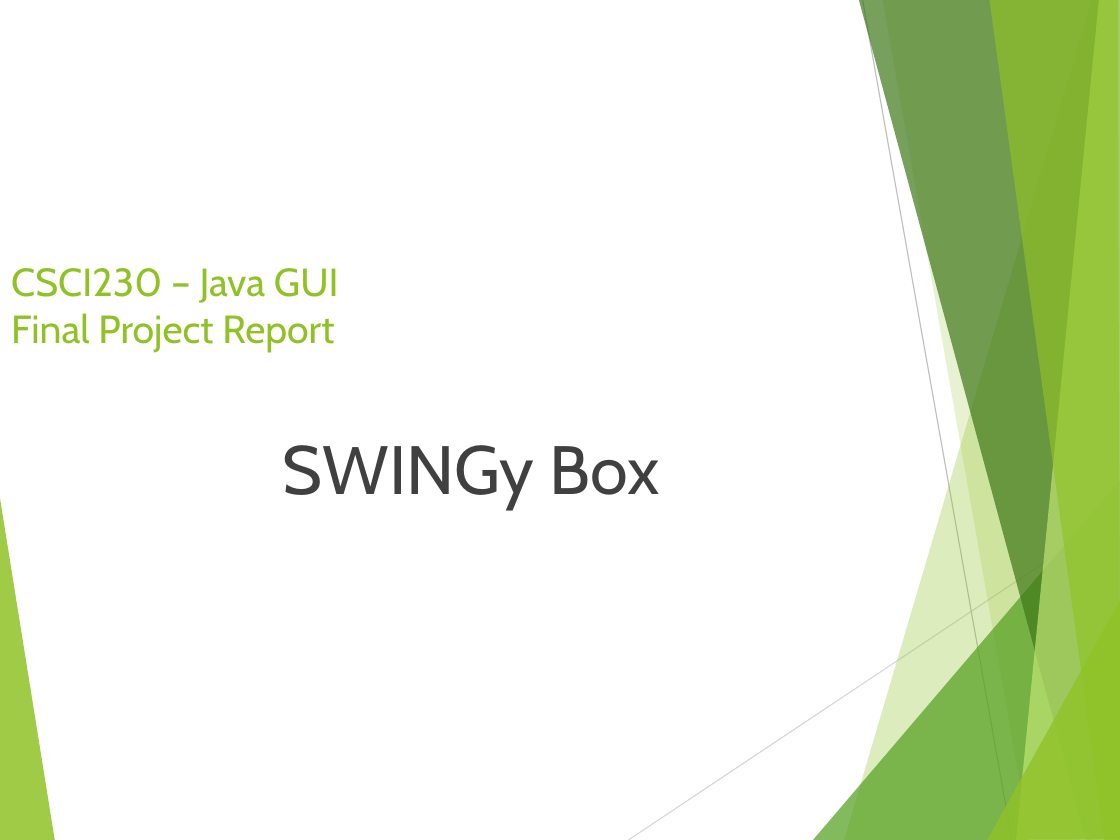
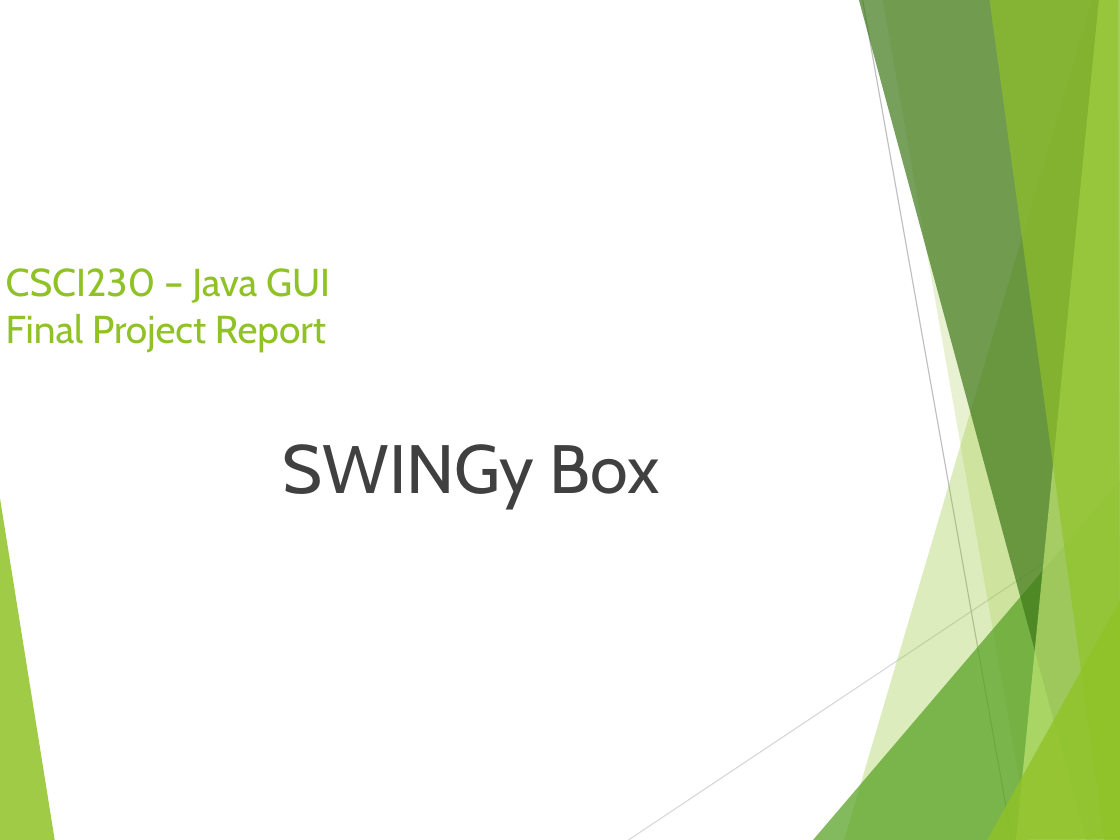
Before and after one commit to Horizonistic/CSCI230-Final-Project, a slide deck: slide 1 of FinalProjectPresentation—Larson+Grigoriadis.pptx. Drawn at 1120x840 pixels with LibreOffice and Linux fonts; fonts in the diff are those of the drawing. Boxes give left, top, right and bottom in pixels: in the first picture for what was removed or moved away, otherwise in the second. Text is boxed around its words. In the diff, an @@ line names an element or a change of style, - is before the commit and + after.

```diff
--- a/FinalProjectPresentation—Larson+Grigoriadis.pptx
+++ b/FinalProjectPresentation—Larson+Grigoriadis.pptx
@@ title "CSCI230 – Java GUI Final ..." at (6,268,330,352): size 25.2 to 25 pt @@
```
Also in this commit, not shown: 1 other slide changed.
